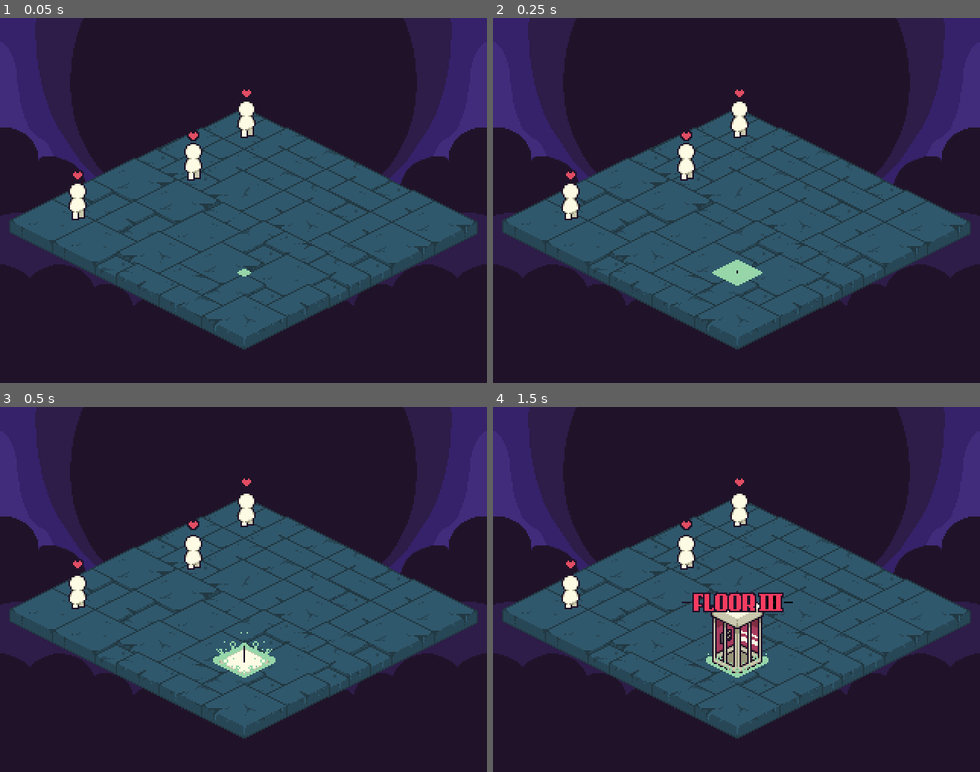
Above: before the commit, frames 1-4 (two rows, left to right).
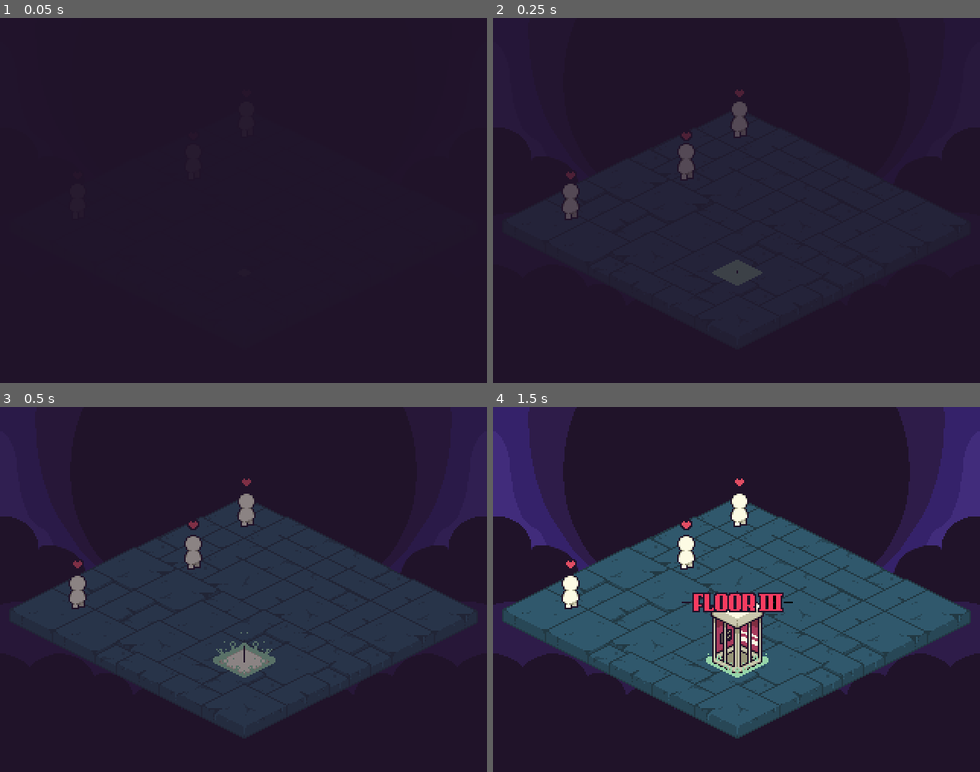
Above: after the commit, the same moments.

Repository: VincentBorchardt/tales-from-the-astral-lighthouse--konig-s-ascent
Game: Godot game, scene res://Scenes/Levels/level_3.tscn
Same seed, same stepped clock (60 frames per second), same inputs: the game is played once before the commit and once after it. Sound files missing from this copy of the repository are replaced by a short silence.
Inputs:
- Up to frame 1 (0.05 s): no input
- Up to frame 2 (0.25 s): no input
- Up to frame 3 (0.5 s): no input
- Up to frame 4 (1.5 s): hold D (move_right) 0.53-1.28 s; hold G (advance_text) 0.53-1.28 s; hold S (move_down) from 1.28 s (still down); tap G (advance_text) at 1.35 s

The runs differ from the first frame. In frame 1, 47% of the frame differs, in the area x 0-100%, y 0-91%; in frame 2, 47%; in frame 3, 36%; in frame 4, nothing differs.

Commit message:
dsd door

Diff:
--- a/Scenes/Levels/level_1.tscn
+++ b/Scenes/Levels/level_1.tscn
@@ -708,11 +708,7 @@
 
 [node name="Npcs" parent="." unique_id=1718176889 node_paths=PackedStringArray("movement_target") instance=ExtResource("8_7hll7")]
 position = Vector2(132, 124)
-movement_target = NodePath("../BoothSpawn")
-conversation = Array[ExtResource("10_k2mw1")]([SubResource("Resource_2d332")])
-
-[node name="Npcs2" parent="." unique_id=656374900 node_paths=PackedStringArray("movement_target") instance=ExtResource("8_7hll7")]
-position = Vector2(196, 121)
+movement_speed = 100.0
 movement_target = NodePath("../BoothSpawn")
 conversation = Array[ExtResource("10_k2mw1")]([SubResource("Resource_2d332")])
 
@@ -781,7 +777,6 @@
 [connection signal="konig_left" from="Konig" to="." method="_on_konig_left"]
 [connection signal="npc_died" from="Npcs" to="." method="_on_npc_died"]
 [connection signal="start_npc_conversation" from="Npcs" to="." method="_on_npcs_start_npc_conversation"]
-[connection signal="start_npc_conversation" from="Npcs2" to="." method="_on_npcs_start_npc_conversation"]
 [connection signal="player_entered" from="Booth" to="." method="_on_booth_player_entered"]
 [connection signal="warp_in_finished" from="Booth" to="." method="_on_booth_warp_in_finished"]
 [connection signal="warp_out_finished" from="Booth" to="." method="_on_booth_warp_out_finished"]
--- a/Scenes/Levels/level_2.tscn
+++ b/Scenes/Levels/level_2.tscn
@@ -708,11 +708,13 @@
 
 [node name="Npcs" parent="." unique_id=1718176889 node_paths=PackedStringArray("movement_target") instance=ExtResource("8_wyygt")]
 position = Vector2(132, 124)
+movement_speed = 100.0
 movement_target = NodePath("../BoothSpawn")
 conversation = Array[ExtResource("16_jip10")]([SubResource("Resource_2d332")])
 
 [node name="Npcs2" parent="." unique_id=656374900 node_paths=PackedStringArray("movement_target") instance=ExtResource("8_wyygt")]
 position = Vector2(196, 121)
+movement_speed = 100.0
 movement_target = NodePath("../BoothSpawn")
 conversation = Array[ExtResource("16_jip10")]([SubResource("Resource_2d332")])
 
--- a/Scenes/Levels/level_3.tscn
+++ b/Scenes/Levels/level_3.tscn
@@ -1,7 +1,9 @@
 [gd_scene format=3 uid="uid://bq0x0gomy56h5"]
 
 [ext_resource type="Script" uid="uid://dc8f20l0pkuc6" path="res://Scripts/Gameplay/gameplay.gd" id="1_md4x4"]
+[ext_resource type="PackedScene" uid="uid://cefd7if647b4f" path="res://Scenes/Waves/wave_4.tscn" id="2_anjjd"]
 [ext_resource type="PackedScene" uid="uid://634kv23nuryn" path="res://Scenes/Waves/wave_1.tscn" id="2_sy7oa"]
+[ext_resource type="PackedScene" uid="uid://cq7qwaink0bj" path="res://Scenes/Waves/wave_5.tscn" id="3_ocbj8"]
 [ext_resource type="PackedScene" uid="uid://d1a2op8s4io37" path="res://Scenes/Levels/level_4.tscn" id="5_13yca"]
 [ext_resource type="AudioStream" uid="uid://jiue6il30deb" path="res://Assets/Audio/Music/MainThemeLevel3_wip1.mp3" id="6_8dmpc"]
 [ext_resource type="PackedScene" uid="uid://ckv4ykifoeidp" path="res://Scenes/Objects/booth.tscn" id="6_ocbj8"]
@@ -682,7 +684,7 @@
 [node name="Level4" type="Node2D" unique_id=1763996064]
 y_sort_enabled = true
 script = ExtResource("1_md4x4")
-waves = Array[PackedScene]([ExtResource("2_sy7oa")])
+waves = Array[PackedScene]([ExtResource("2_sy7oa"), ExtResource("2_anjjd"), ExtResource("3_ocbj8")])
 next_level = ExtResource("5_13yca")
 music = ExtResource("6_8dmpc")
 
@@ -707,16 +709,19 @@
 
 [node name="Npcs" parent="." unique_id=1718176889 node_paths=PackedStringArray("movement_target") instance=ExtResource("9_341pv")]
 position = Vector2(127, 94)
+movement_speed = 100.0
 movement_target = NodePath("../BoothSpawn")
 conversation = Array[ExtResource("16_wnlxl")]([SubResource("Resource_2d332")])
 
 [node name="Npcs2" parent="." unique_id=786006039 node_paths=PackedStringArray("movement_target") instance=ExtResource("9_341pv")]
 position = Vector2(162, 66)
+movement_speed = 100.0
 movement_target = NodePath("../BoothSpawn")
 conversation = Array[ExtResource("16_wnlxl")]([SubResource("Resource_2d332")])
 
 [node name="Npcs3" parent="." unique_id=173178468 node_paths=PackedStringArray("movement_target") instance=ExtResource("9_341pv")]
 position = Vector2(51, 120)
+movement_speed = 100.0
 movement_target = NodePath("../BoothSpawn")
 conversation = Array[ExtResource("16_wnlxl")]([SubResource("Resource_2d332")])
 
@@ -766,7 +771,6 @@
 [node name="ComboTimer" type="Timer" parent="." unique_id=1167771421]
 
 [node name="Transition" type="Sprite2D" parent="." unique_id=1255374130]
-visible = false
 modulate = Color(0.1254902, 0.07450981, 0.16078432, 1)
 z_index = 1
 position = Vector2(163, 120)
--- a/Scenes/Objects/dsd_door.tscn
+++ b/Scenes/Objects/dsd_door.tscn
@@ -152,7 +152,6 @@
 }]
 
 [node name="DsdDoor" type="Node2D" unique_id=1074552836]
-visible = false
 script = ExtResource("1_xkqeu")
 packedShippieDue = ExtResource("2_mgeu3")
 
@@ -165,9 +164,9 @@
 shape = SubResource("CircleShape2D_mgeu3")
 
 [node name="Door" type="AnimatedSprite2D" parent="." unique_id=1868075330]
+visible = false
 sprite_frames = SubResource("SpriteFrames_pp5cw")
-animation = &"opened"
-frame_progress = 0.8110934
+animation = &"glimmer"
 
 [node name="DsdSpawn" type="Marker2D" parent="." unique_id=1153593292]
 position = Vector2(0, 4)
@@ -175,4 +174,6 @@
 [node name="Hit" type="AudioStreamPlayer2D" parent="." unique_id=229479464]
 stream = ExtResource("5_26cea")
 
+[node name="DoorEffect" type="AnimatedSprite2D" parent="." unique_id=1961672066]
+
 [connection signal="area_entered" from="Area2D" to="." method="_on_area_2d_area_entered"]
--- a/Scripts/Characters/dsd.gd
+++ b/Scripts/Characters/dsd.gd
@@ -1,43 +1,39 @@
 extends CharacterBody2D
 
 
-@export var movement_speed = 100.0
-@export var movement_target : Node2D
-@export var navigation_agent : NavigationAgent2D
+@export var movement_speed: float = 100.0
+#@export var movement_target : Node2D
+#@export var navigation_agent : NavigationAgent2D
 
 @export var conversation : Array[Message]
 
-@onready var body_animations = $Animation
-
-
-func start_move():
-	print("Starting NPC movement")
-	move_to_booth()
-
-func move_state():
-	var distance = global_position.distance_to(movement_target.global_position)
-
-	if distance < 20:
-		velocity = Vector2.ZERO
-
-	var next_path: Vector2 = navigation_agent.get_next_path_position()
-	var direction: Vector2 = global_position.direction_to(next_path)
-
-	velocity = direction * movement_speed
-	move_and_slide()
-	body_animations.play("walk")
-
-
-
-
-func move_to_booth():
-
-	navigation_agent.path_desired_distance = 4.0
-	navigation_agent.target_desired_distance = 4.0
-
-	call_deferred("actor_setup")
-
-
-func actor_setup():
-	await get_tree().physics_frame
-	navigation_agent.target_position = movement_target.global_position
+#
+#func start_move():
+	#move_to_booth()
+#
+#func move_state():
+	#var distance = global_position.distance_to(movement_target.global_position)
+#
+	#if distance < 20:
+		#velocity = Vector2.ZERO
+	#
+	#var next_path: Vector2 = navigation_agent.get_next_path_position()
+	#var direction: Vector2 = global_position.direction_to(next_path)
+#
+	#velocity = direction * movement_speed
+	#move_and_slide()
+#
+#
+#
+#
+#func move_to_booth():
+#
+	#navigation_agent.path_desired_distance = 4.0
+	#navigation_agent.target_desired_distance = 4.0
+	#
+	#call_deferred("actor_setup")
+#
+	#
+#func actor_setup():
+	#await get_tree().physics_frame
+	#navigation_agent.target_position = movement_target.global_position
--- a/Scripts/Characters/npc.gd
+++ b/Scripts/Characters/npc.gd
@@ -11,7 +11,7 @@
 signal start_npc_conversation(messages)
 signal npc_died(npc)
 
-@export var movement_speed = 100.0
+@export var movement_speed: float = 100.0
 @export var movement_target : Node2D
 @export var navigation_agent : NavigationAgent2D
 
@@ -58,6 +58,7 @@
 
 func _input(event: InputEvent) -> void:
 	if player_in_range and Input.is_action_just_pressed("advance_text"):
+		state = State.MOVE
 		player_in_range = false
 		convo_anim.visible = false
 		start_npc_conversation.emit(conversation)
--- a/Scripts/Objects/dsd_door.gd
+++ b/Scripts/Objects/dsd_door.gd
@@ -29,3 +29,4 @@
 func _on_area_2d_area_entered(area: Area2D) -> void:
 	hit_sound.play()
 	health -= 1
+	await door_animation.animation_finished
Binary file added: Assets/Art/Tiles/Dsd Door/DoorPunchHighlight.png
Not shown, added: Assets/Art/Tiles/Dsd Door/DoorPunchHighlight.png.import
